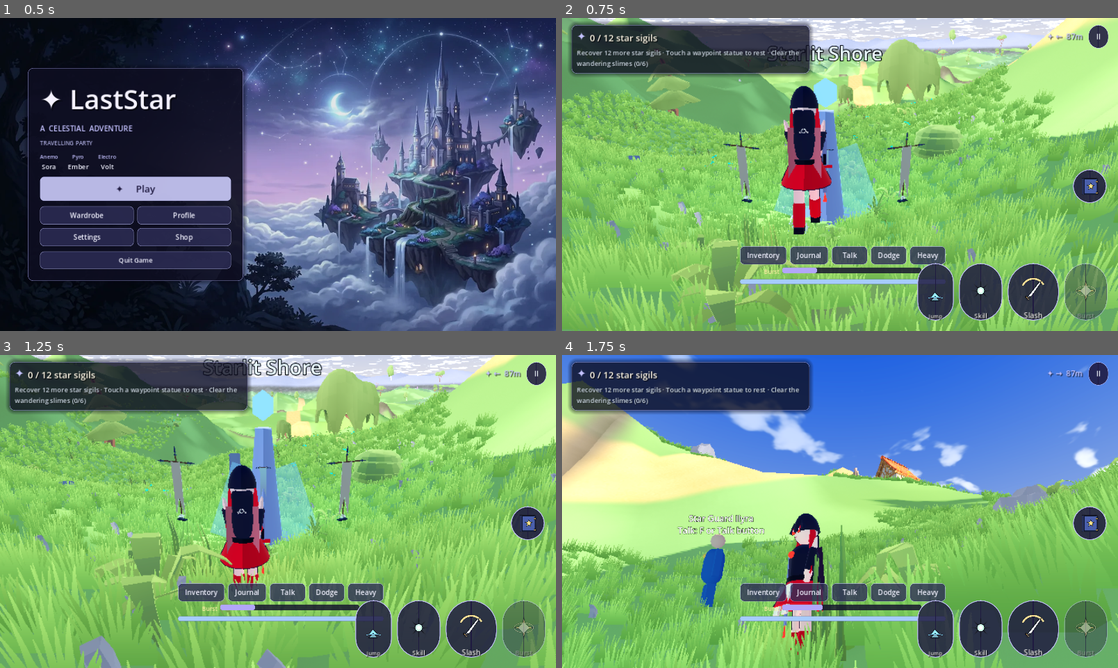
Above: before the commit, frames 1-4 (two rows, left to right).
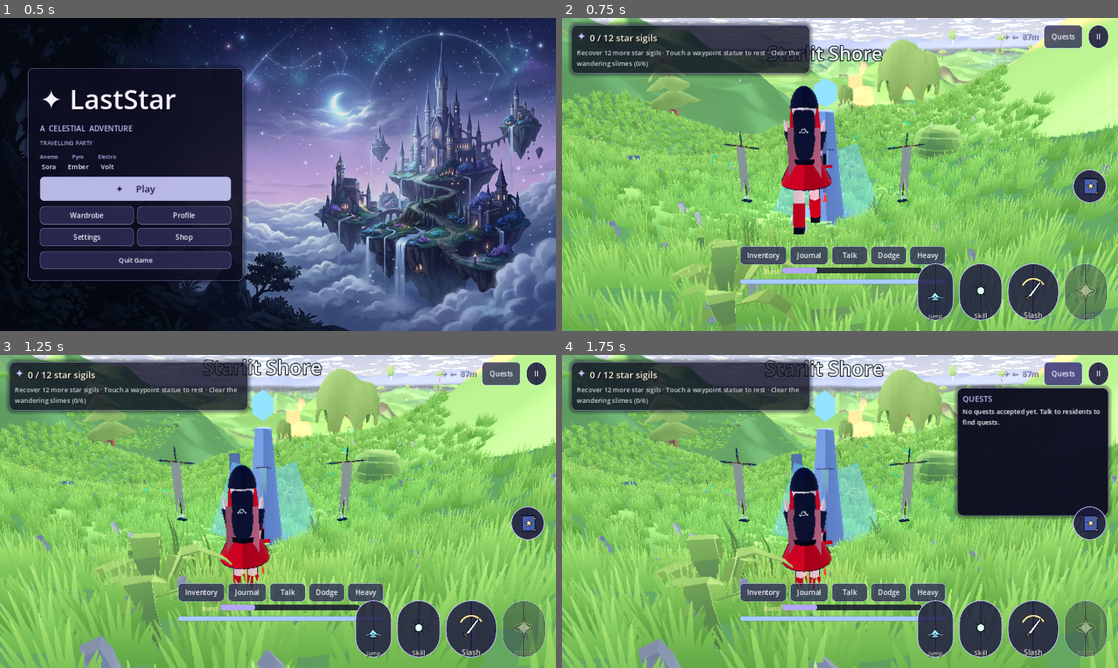
Above: after the commit, the same moments.

Repository: Endiq-jar/LastStar
Game: Godot game, scene res://scenes/main_menu.tscn
Two runs of this game, one before a commit and one after it. Both use one fixed random seed, a clock stepped at 60 frames per second and the inputs below.
Inputs (mouse positions are in pixels of both pictures, inside the frame that each line leads up to):
- Up to frame 1 (0.5 s): no input
- Up to frame 2 (0.75 s): click "✦ Play" at 0.5 s
- Up to frame 3 (1.25 s): no input
- Up to frame 4 (1.75 s): click (1062, 373) at 1.25 s, where only the run after the commit has a clickable "Quests"

Frame 1 is identical in both runs. In frame 2, 0.6% of the frame differs, in the area x 79-94%, y 2-10%; in frame 3, 0.6%; in frame 4, 71%, in the area x 0-100%, y 0-100%.

Commit message:
Add compact quest list to HUD
Co-authored-by: arena-agent <297053741+arena-agent@users.noreply.github.com>

Diff:
--- a/scripts/hud.gd
+++ b/scripts/hud.gd
@@ -6,6 +6,7 @@
 const TOUCH := preload("res://scripts/touch_controls.gd")
 const UI := preload("res://scripts/ui_style.gd")
 const AdventureMenu := preload("res://scripts/adventure_menu.gd")
+const SETTLEMENTS := preload("res://scripts/settlement_data.gd")
 const PerformanceMonitor := preload("res://scripts/performance/performance_monitor.gd")
 ## Loaded at runtime rather than preloaded: a preload that fails to resolve
 ## reports only "could not resolve script" against *this* file, which hides the
@@ -15,6 +16,8 @@
 
 var _spell_wheel: Control
 var _quest_label: Label
+var _quest_box: PanelContainer
+var _quest_list: Label
 var _compass: Label
 var _stamina: ProgressBar
 var _energy: ProgressBar
@@ -41,6 +44,7 @@
 	Game.stats_changed.connect(_refresh_stats)
 	Game.character_changed.connect(_on_character_changed)
 	Game.quest_changed.connect(_on_quest_changed)
+	Game.collection_changed.connect(_refresh_quest_box)
 	Game.toast.connect(_on_toast)
 	Game.game_won.connect(_on_game_won)
 	_refresh_stats()
@@ -136,9 +140,46 @@
 	_compass.add_theme_constant_override("shadow_offset_y", 2)
 	top_right.add_child(_compass)
 
+	var quest_button := Button.new()
+	quest_button.name = "QuestsButton"
+	quest_button.text = "Quests"
+	quest_button.custom_minimum_size = Vector2(88, 46)
+	UI.button(quest_button)
+	quest_button.pressed.connect(_toggle_quest_box)
+	top_right.add_child(quest_button)
+
 	var pause_btn := _round_button("II", Vector2(46, 46))
 	pause_btn.pressed.connect(_pause)
 	top_right.add_child(pause_btn)
+
+	# Compact, scrollable quest list; the game continues while it is open.
+	_quest_box = PanelContainer.new()
+	_quest_box.name = "QuestBox"
+	_quest_box.set_anchors_and_offsets_preset(Control.PRESET_TOP_RIGHT)
+	_quest_box.offset_left = -370
+	_quest_box.offset_right = -22
+	_quest_box.offset_top = 76
+	_quest_box.offset_bottom = 370
+	_quest_box.add_theme_stylebox_override("panel", UI.panel(12.0, 0.96))
+	_quest_box.visible = false
+	root.add_child(_quest_box)
+	var box_contents := VBoxContainer.new()
+	_quest_box.add_child(box_contents)
+	var box_heading := Label.new()
+	box_heading.text = "QUESTS"
+	box_heading.add_theme_color_override("font_color", UI.ACCENT)
+	box_heading.add_theme_font_size_override("font_size", 18)
+	box_contents.add_child(box_heading)
+	var scroll := ScrollContainer.new()
+	scroll.size_flags_vertical = Control.SIZE_EXPAND_FILL
+	scroll.horizontal_scroll_mode = ScrollContainer.SCROLL_MODE_DISABLED
+	box_contents.add_child(scroll)
+	_quest_list = Label.new()
+	_quest_list.name = "QuestList"
+	_quest_list.size_flags_horizontal = Control.SIZE_EXPAND_FILL
+	_quest_list.autowrap_mode = TextServer.AUTOWRAP_WORD_SMART
+	_quest_list.add_theme_font_size_override("font_size", 15)
+	scroll.add_child(_quest_list)
 
 	# ---- bottom-left: the Wander spell wheel ---------------------------
 	# (The old party-swap strip used to live here. Party switching is on the
@@ -669,6 +710,7 @@
 
 func _on_quest_changed(text: String) -> void:
 	_quest_label.text = text
+	_refresh_quest_box()
 
 
 func _on_toast(text: String) -> void:
@@ -689,3 +731,31 @@
 		Game.slimes_defeated, Game.waypoints_activated,
 	]
 	Input.mouse_mode = Input.MOUSE_MODE_VISIBLE
+
+
+func _toggle_quest_box() -> void:
+	_quest_box.visible = not _quest_box.visible
+	_refresh_quest_box()
+
+
+func _refresh_quest_box() -> void:
+	if _quest_box == null or not _quest_box.visible:
+		return
+	var lines: Array[String] = []
+	var story: Dictionary = Game.guard_story
+	if bool(story.get("seal_accepted", false)):
+		var status := "Completed" if bool(story.get("seal_done", false)) else "Recover a star sigil (%d/1), then return to Ilyra" % mini(Game.sigils_collected, 1)
+		lines.append("Ilyra · A Light Remembered\n%s" % status)
+	if bool(story.get("hollow_accepted", false)):
+		var status := "Completed" if bool(story.get("hollow_done", false)) else "Defeat slimes (%d/3), then return to Ilyra" % mini(Game.slimes_defeated, 3)
+		lines.append("Ilyra · Hollow Signs\n%s" % status)
+	for site in SETTLEMENTS.SITES:
+		for index in range(SETTLEMENTS.RESIDENT_COUNT):
+			for kind in ["main", "side"]:
+				var state: String = Game.settlement_quest_status(site["id"], kind, index)
+				if state == "available":
+					continue
+				var resident: Dictionary = SETTLEMENTS.resident(site["id"], index)
+				var detail: String = "Find nearby" if state == "active" else ("Return to resident" if state == "found" else "Completed")
+				lines.append("%s · %s · %s\n%s: %s" % [site["name"], resident["name"], kind.capitalize(), resident[kind], detail])
+	_quest_list.text = "\n\n".join(lines) if not lines.is_empty() else "No quests accepted yet. Talk to residents to find quests."
--- a/tests/render_probe.gd
+++ b/tests/render_probe.gd
@@ -10,6 +10,7 @@
 ##   godot --headless --path . res://tests/render_probe.tscn -- --out=/tmp/probe
 
 const WORLD := "res://scenes/world.tscn"
+const SETTLEMENTS := preload("res://scripts/settlement_data.gd")
 
 var _fail := 0
 ## Every line the probe logs, in order.
@@ -840,6 +841,29 @@
 				house.call("_process", 0.2)
 				house_ok = door_hit.is_empty() and not wall_hit.is_empty() and roof_hidden and roof.visible and house.has_node("EntranceRamp")
 	_log("INFO" if resident_ok and quest_ui_ok and house_ok else "FAIL", "20 residents=%s independent quest=%s enterable house=%s" % [str(resident_ok), str(quest_ui_ok), str(house_ok)])
+
+	# The compact HUD list opens from its button and shows independent NPC quests.
+	var quest_box_ok := false
+	if hud != null:
+		var button := hud.get_node_or_null("Root/HBoxContainer/QuestsButton") as Button
+		# Find by name rather than relying on the container's autogenerated name.
+		if button == null:
+			button = hud.find_child("QuestsButton", true, false) as Button
+		var box := hud.get_node_or_null("Root/QuestBox") as Control
+		var list := hud.find_child("QuestList", true, false) as Label
+		if button != null and box != null and list != null:
+			var previous: Dictionary = Game.settlement_quests.duplicate(true)
+			for i in range(5):
+				Game.settlement_quests["ashvale:main" if i == 0 else "ashvale:%d:main" % i] = "active"
+			button.pressed.emit()
+			quest_box_ok = box.visible
+			for i in range(5):
+				var resident: Dictionary = SETTLEMENTS.resident("ashvale", i)
+				quest_box_ok = quest_box_ok and list.text.contains(resident["name"]) and list.text.contains(resident["main"])
+			button.pressed.emit()
+			quest_box_ok = quest_box_ok and not box.visible
+			Game.settlement_quests = previous
+	_log("INFO" if quest_box_ok else "FAIL", "quest button and five NPC quests=%s" % str(quest_box_ok))
 
 	# --- pixel checks -----------------------------------------------------
 	# A headless run has no framebuffer, so this only reports on a real device /
